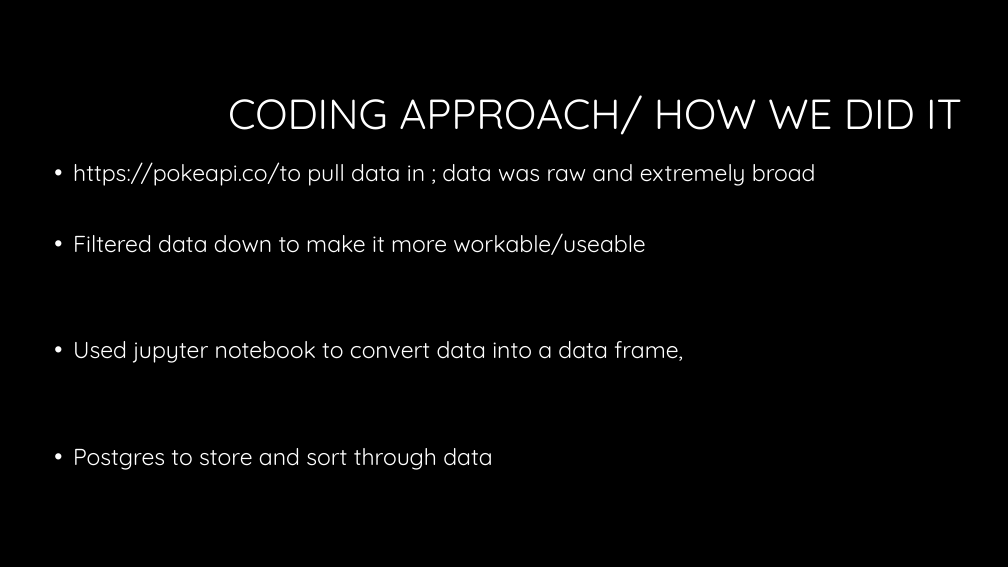
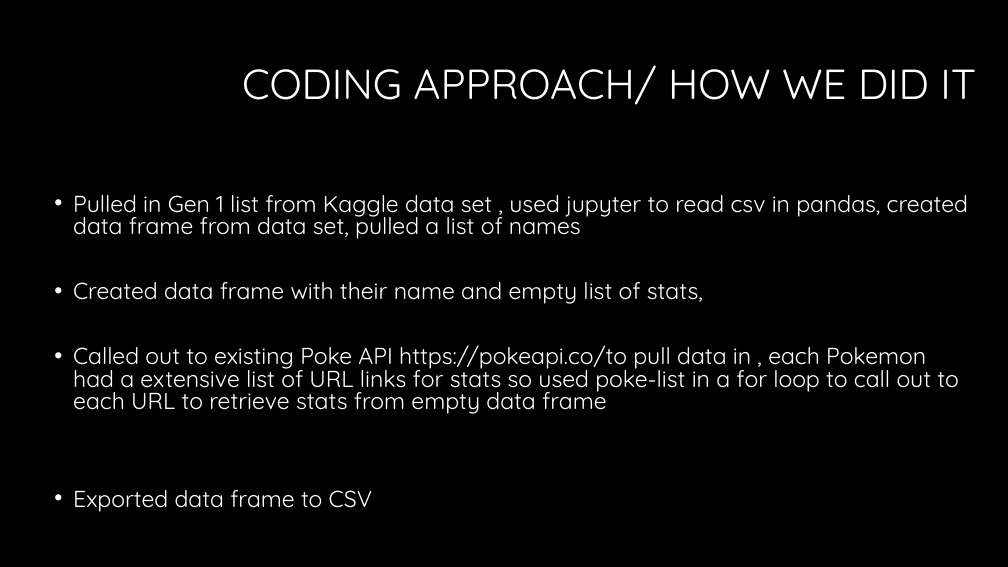
Before and after one commit to Dbuescher8/Pokemon-Project2, a slide deck: slide 3 of Presentation 2.pptx. Drawn at 1008x567 pixels with LibreOffice and Linux fonts; fonts in the diff are those of the drawing; background and template pictures are left out. Boxes give left, top, right and bottom in pixels: in the first picture for what was removed or moved away, otherwise in the second. Text is boxed around its words. In the diff, an @@ line names an element or a change of style, - is before the commit and + after.

```diff
--- a/Presentation 2.pptx
+++ b/Presentation 2.pptx
@@ title "CODING APPROACH/ HOW WE DID ..." moved from (x1=228, y1=95, x2=962, y2=135) to (x1=242, y1=65, x2=976, y2=105) @@
@@ text at (x1=73, y1=195, x2=968, y2=512): text changed @@
-• https://pokeapi.co/to pull data in ; data was raw and extremely broad
-• Filtered data down to make it more workable/useable
-• Used jupyter notebook to convert data into a data frame,
-• Postgres to store and sort through data
+• Pulled in Gen 1 list from Kaggle data set , used jupyter to read csv in pandas, created data frame from data set, pulled a list of names
+• Created data frame with their name and empty list of stats,
+• Called out to existing Poke API https://pokeapi.co/to pull data in , each Pokemon had a extensive list of URL links for stats so used poke-list in a for loop to call out to each URL to retrieve stats from empty data frame
+• Exported data frame to CSV
```
Also in this commit, not shown: 2 other slides changed, 1 slide added, 1 slide removed, 25 other files.
